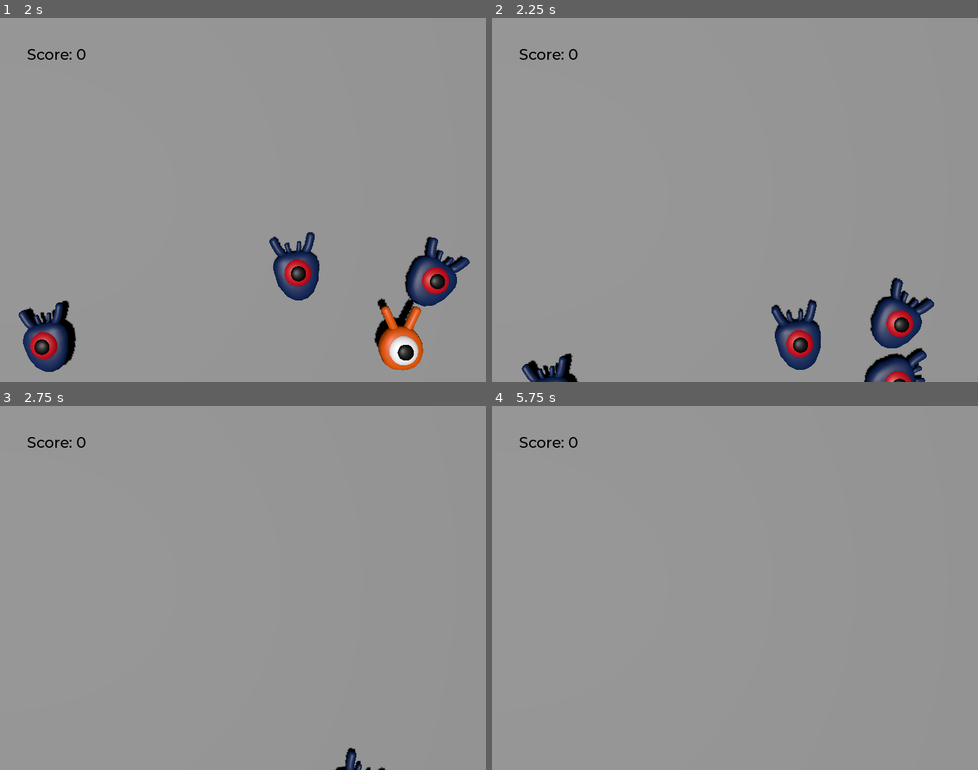
Above: before the commit, frames 1-4 (two rows, left to right).
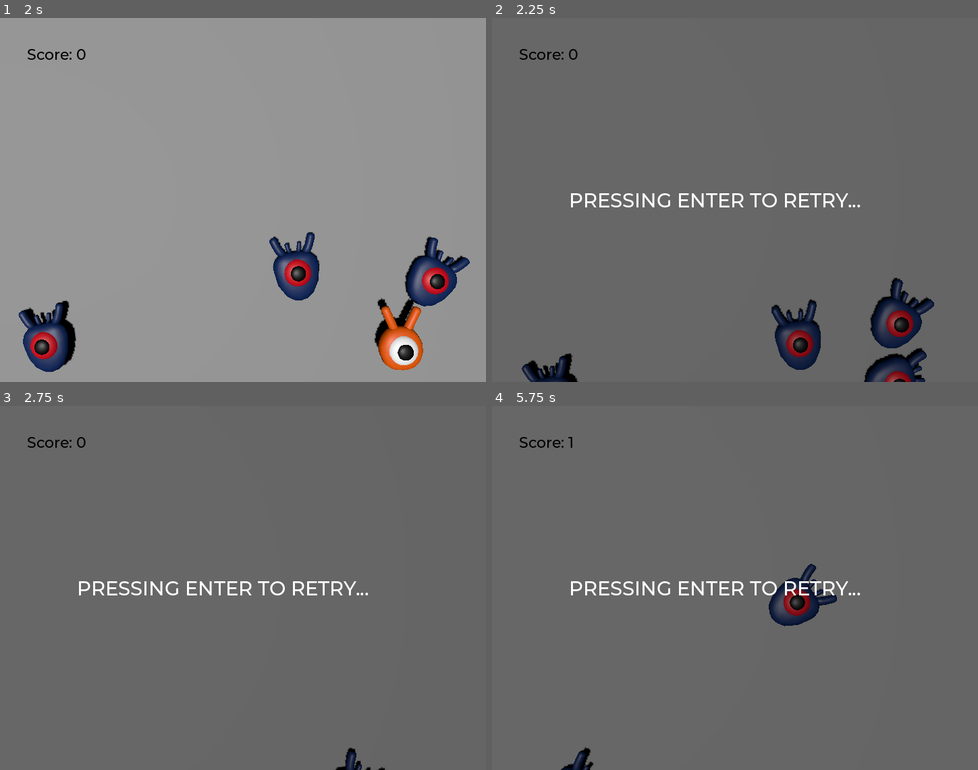
Above: after the commit, the same moments.

Repository: kiezroth/First-3D-Godot-tutorial
Game: Godot game, scene res://main.tscn
Two runs of this game, one before a commit and one after it. Both use one fixed random seed, a clock stepped at 60 frames per second and the inputs below.
Inputs:
- Up to frame 1 (2 s): tap Enter (ui_accept) at 0.5, 1.35 s; hold Right (move_right) 0.53-1.28 s; hold Enter (ui_accept) 0.53-1.28 s; tap Space (jump) at 0.77, 1.52 s; hold Down (move_back) from 1.28 s (still down)
- Up to frame 2 (2.25 s): release Down (move_back) at 2.03 s; hold Right (move_right) from 2.03 s (still down); hold Enter (ui_accept) from 2.03 s (still down)
- Up to frame 3 (2.75 s): keep holding Right (move_right); keep holding Enter (ui_accept)
- Up to frame 4 (5.75 s): release Right (move_right) at 2.78 s; release Enter (ui_accept) at 2.78 s; hold Up (move_forward) 2.78-3.53 s; tap Enter (ui_accept) at 2.85, 4.35 s; tap Space (jump) at 3.02, 3.77, 4.52 s; hold Enter (ui_accept) 3.53-4.28 s; hold Left (move_left) 3.53-5.03 s; hold Down (move_back) from 5.03 s (still down); hold Enter (ui_accept) from 5.03 s (still down)

Frame 1 is identical in both runs. In frame 2, 98% of the frame differs, in the area x 0-100%, y 0-100%; in frame 3, 100%; in frame 4, 100%.

Commit message:
Complete

Diff:
--- a/3d_squash_the_creeps_starter/main.gd
+++ b/3d_squash_the_creeps_starter/main.gd
@@ -11,3 +11,11 @@
 
 func _on_player_hit() -> void:
 	$MobTimer.stop()
+	$UserInterface/Retry.show()
+
+func _ready() -> void:
+	$UserInterface/Retry.hide()
+
+func _unhandled_input(event: InputEvent) -> void:
+	if event.is_action_pressed("ui_accept") and $UserInterface/Retry.visible:
+		get_tree().reload_current_scene()
--- a/3d_squash_the_creeps_starter/main.tscn
+++ b/3d_squash_the_creeps_starter/main.tscn
@@ -91,9 +91,11 @@
 
 [node name="UserInterface" type="Control" parent="." unique_id=1234072311]
 layout_mode = 3
-anchors_preset = 0
-offset_right = 40.0
-offset_bottom = 40.0
+anchors_preset = 15
+anchor_right = 1.0
+anchor_bottom = 1.0
+grow_horizontal = 2
+grow_vertical = 2
 theme = SubResource("Theme_cr0jn")
 
 [node name="ScoreLabel" type="Label" parent="UserInterface" unique_id=658227081]
@@ -106,5 +108,31 @@
 text = "Score: 0"
 script = ExtResource("5_7mycd")
 
+[node name="Retry" type="ColorRect" parent="UserInterface" unique_id=1154818346]
+layout_mode = 1
+anchors_preset = 15
+anchor_right = 1.0
+anchor_bottom = 1.0
+grow_horizontal = 2
+grow_vertical = 2
+color = Color(0, 0, 0, 0.3137255)
+
+[node name="RetryLabel" type="Label" parent="UserInterface/Retry" unique_id=576343871]
+layout_mode = 1
+anchors_preset = 8
+anchor_left = 0.5
+anchor_top = 0.5
+anchor_right = 0.5
+anchor_bottom = 0.5
+offset_left = -246.0
+offset_top = -18.5
+offset_right = 246.0
+offset_bottom = 18.5
+grow_horizontal = 2
+grow_vertical = 2
+theme_override_font_sizes/font_size = 29
+text = "Pressing enter to retry..."
+uppercase = true
+
 [connection signal="hit" from="Player" to="." method="_on_player_hit"]
 [connection signal="timeout" from="MobTimer" to="." method="_on_mob_timer_timeout"]
--- /dev/null
+++ b/3d_squash_the_creeps_starter/music_player.tscn
@@ -0,0 +1,8 @@
+[gd_scene format=3 uid="uid://dwgxgvhij3gfx"]
+
+[ext_resource type="AudioStream" uid="uid://c5qpnfga41t4p" path="res://art/House In a Forest Loop.ogg" id="1_fvyft"]
+
+[node name="Music" type="AudioStreamPlayer" unique_id=748103377]
+stream = ExtResource("1_fvyft")
+volume_db = -20.0
+autoplay = true
--- a/3d_squash_the_creeps_starter/project.godot
+++ b/3d_squash_the_creeps_starter/project.godot
@@ -19,6 +19,10 @@
 run/main_scene="uid://2wap0283yk0r"
 config/features=PackedStringArray("4.7")
 config/icon="res://icon.webp"
+
+[autoload]
+
+MusicPlayer="*uid://dwgxgvhij3gfx"
 
 [display]
 
